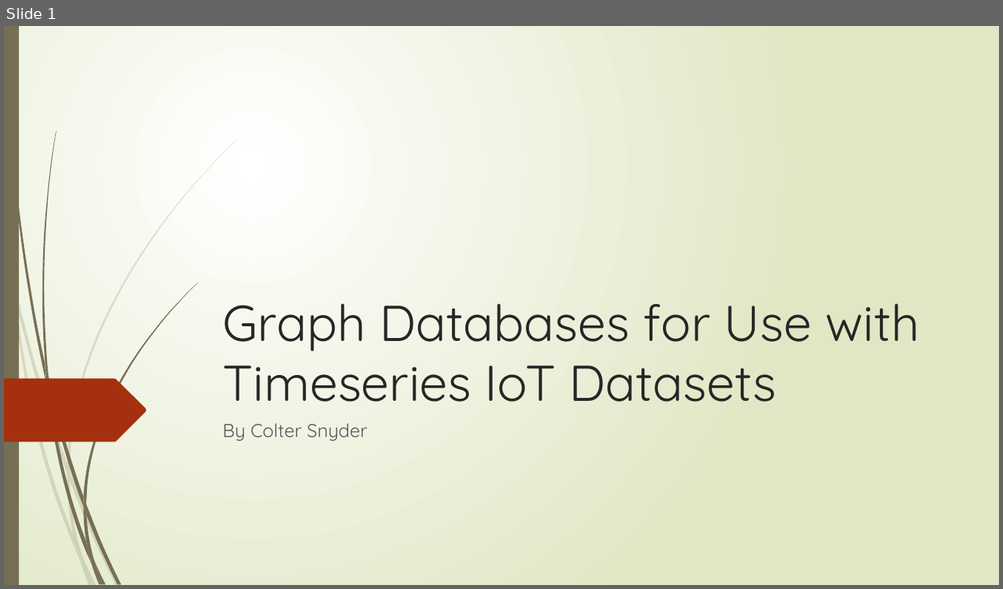
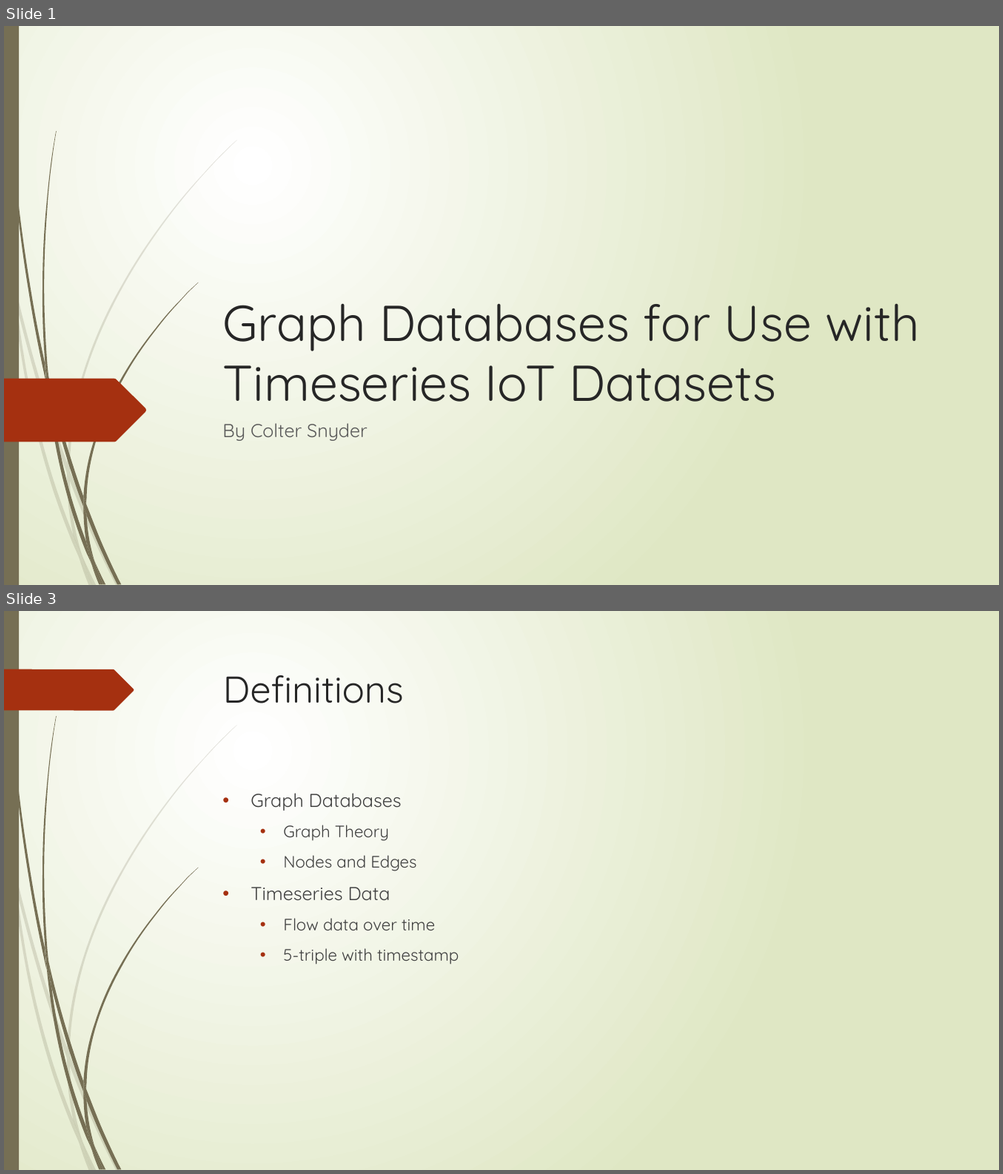
Before and after one commit to coltersnyder/CSCI598BFinalProject, a slide deck: FinalPresentation.pptx. Shown one above the other, each under a label of ours: slide 1 before the commit, slides 1 and 3 after it; the slides between them are not shown. The pictures are 1003x589 and 1003x1174 pixels, drawn with LibreOffice and Linux fonts; fonts in the diff are those of the drawing. Boxes give left, top, right and bottom in pixels: in the first picture for what was removed or moved away, otherwise in the second. Text is boxed around its words. In the diff, an @@ line names an element or a change of style, - is before the commit and + after.

```diff
--- a/FinalPresentation.pptx
+++ b/FinalPresentation.pptx
@@ slide 3 added at (4, 611, 999, 1170), background gradient #FFFFFF to #DFE8C4; not listed: 23 template elements that a slide beside it also shows @@
@@ freeform shape added at (4, 669, 134, 710), fill #A53010 @@
@@ title added at (223, 675, 404, 703), 36 pt, text #262626 @@
+Definitions
@@ text added at (250, 793, 458, 965), 16 pt, text #404040 @@
+• Graph Databases
+  • Graph Theory
+  • Nodes and Edges
+• Timeseries Data
+  • Flow data over time
+  • 5-triple with timestamp
```
Also in this commit, not shown: 2 slides changed, 9 other slides added, 4 slides removed.
